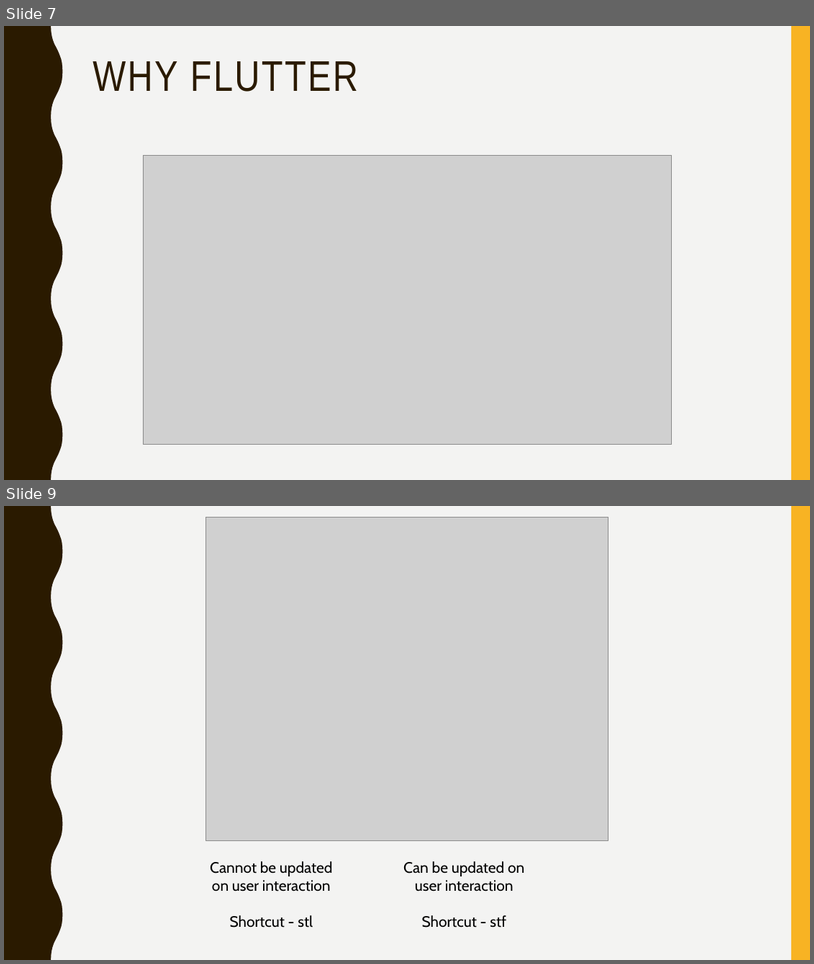
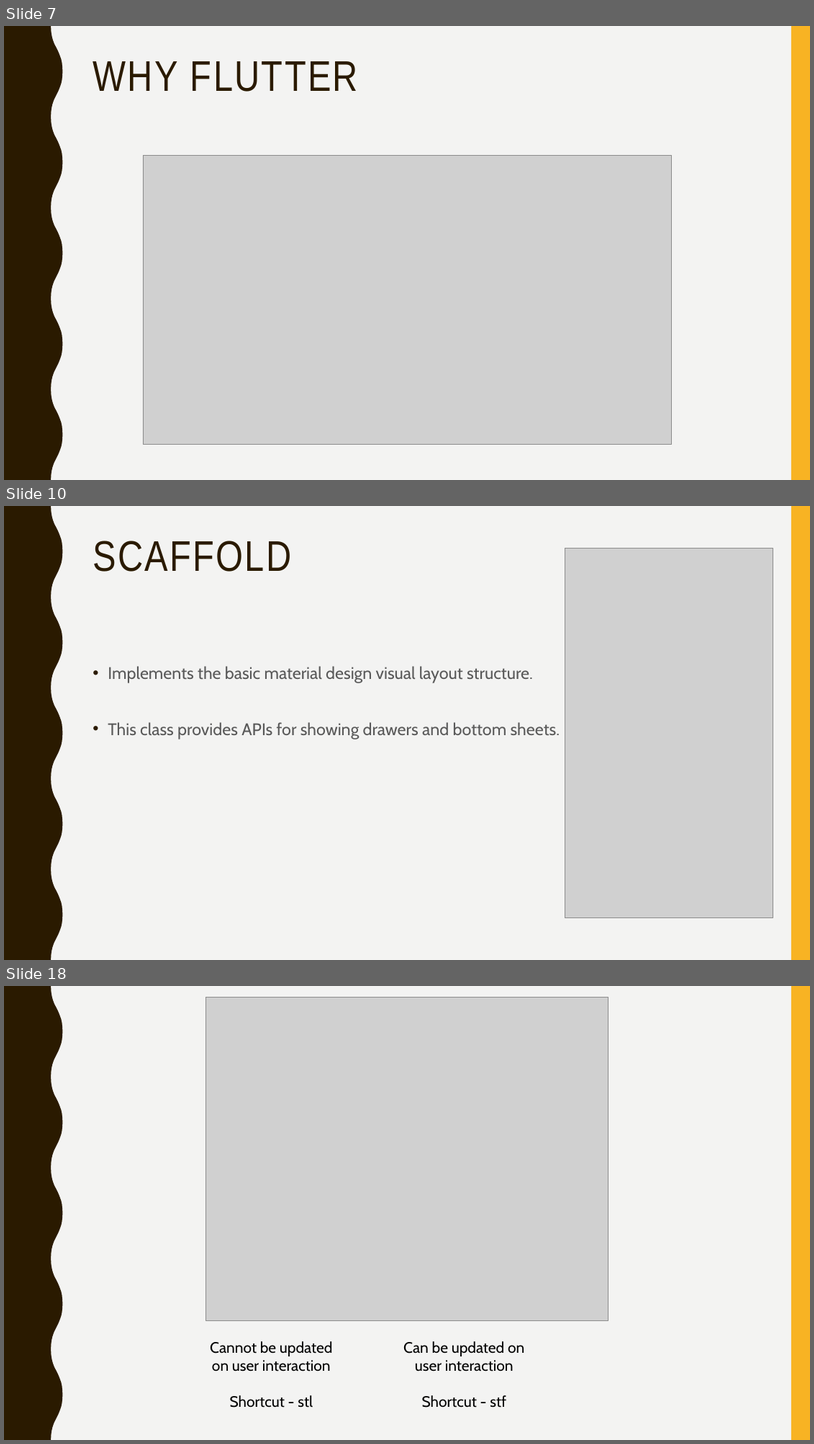
Before and after one commit to narayanvyas/flutter_workshop, a slide deck: Flutter Workshop.pptx. Shown one above the other, each under a label of ours: slides 7 and 9 before the commit, slides 7, 10 and 18 after it; the slides between them are not shown. The pictures are 814x964 and 814x1444 pixels, drawn with LibreOffice and Linux fonts; fonts in the diff are those of the drawing; grey boxes stand for pictures. Boxes give left, top, right and bottom in pixels: in the first picture for what was removed or moved away, otherwise in the second. Text is boxed around its words. In the diff, an @@ line names an element or a change of style, - is before the commit and + after.

```diff
--- a/Flutter Workshop.pptx
+++ b/Flutter Workshop.pptx
@@ slide 10 added at box(4, 506, 810, 960), background #F3F3F2; not listed: 2 template elements that a slide beside it also shows @@
@@ title added at box(93, 541, 291, 572), 51 pt, text #2A1A00 @@
+SCAFFOLD
@@ picture added at box(566, 548, 773, 917) @@
@@ text added at box(108, 666, 561, 739), 20 pt, text #595959 @@
+• Implements the basic material design visual layout structure.
+• This class provides APIs for showing drawers and bottom sheets.
@@ what was slide 9 is now slide 18 @@
```
Also in this commit, not shown: 1 slide changed, 8 other slides added.
